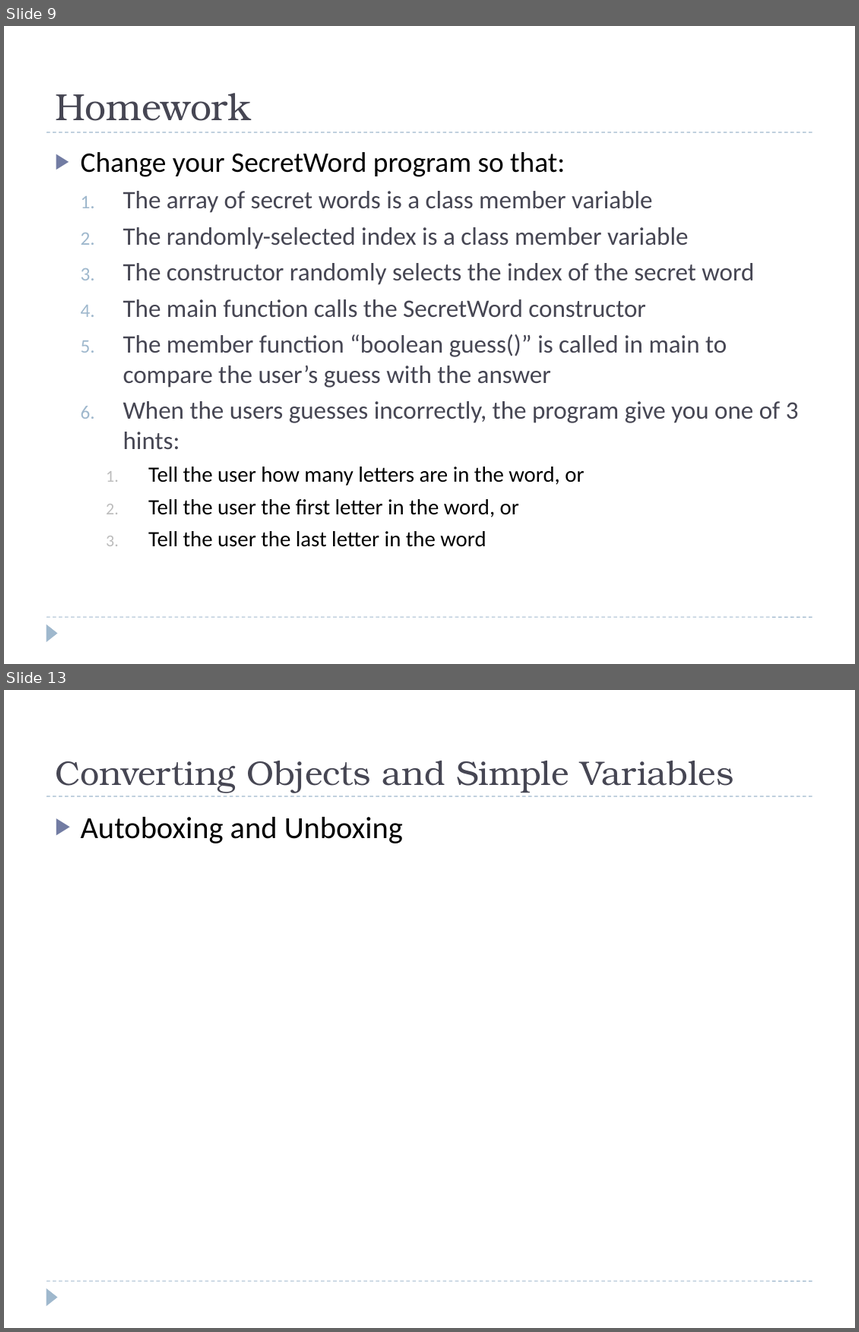
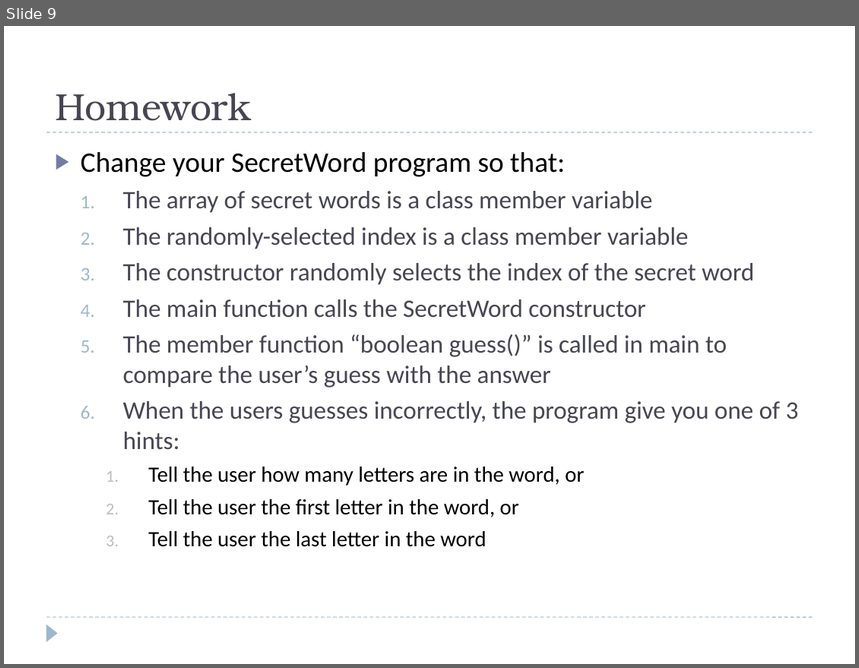
Before and after one commit to bcraig108/JavaClass_2013_Summer, a slide deck: Powerpoint/Introduction to Java Programming - Hour 10.pptx. Shown one above the other, each under a label of ours: slides 9 and 13 before the commit, slide 9 after it; the slides between them are not shown. The pictures are 859x1332 and 859x668 pixels, drawn with LibreOffice and Linux fonts; fonts in the diff are those of the drawing; background and template pictures are left out. Boxes give left, top, right and bottom in pixels: in the first picture for what was removed or moved away, otherwise in the second. Text is boxed around its words. In the diff, an @@ line names an element or a change of style, - is before the commit and + after.

```diff
--- a/Powerpoint/Introduction to Java Programming - Hour 10.pptx
+++ b/Powerpoint/Introduction to Java Programming - Hour 10.pptx
@@ slide 13 removed at [4, 690, 855, 1328], background #FFFFFF; not listed: 3 template elements that a slide beside it also shows @@
@@ title removed at [55, 761, 734, 793] @@
-Converting Objects and Simple Variables
@@ text removed at [81, 817, 403, 844] @@
-▶ Autoboxing and Unboxing
```
Also in this commit, not shown: 5 other slides removed, 2 other files.
